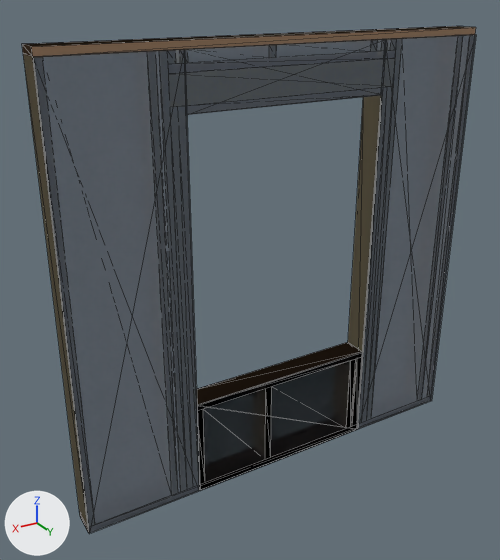
A saved change to the glTF model panels/EX22_GF.glb.
Both versions are drawn from a 50 mm camera at (1.92, 2.87, 1.42) aimed at (0.15, -0.07, -0.05). Every picture has the same lights, and +X, +Y and +Z are marked at lower left. The older version comes first. Mesh edges are drawn as thin lines. Vertices at exactly the same position are counted once.

In view in the first picture: 'EX22 GF'.
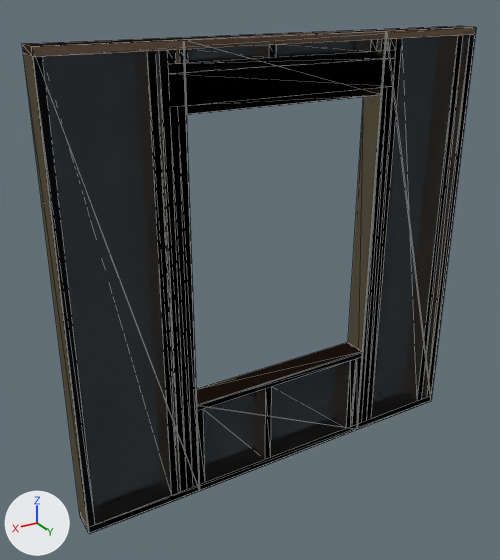
Changed parts and their boxes [x1, y1, x2, y2] in the pictures (500 x 560 px; the box of a moved part takes in the faces that stretch with it):
'EX22 GF', reshaped
    before: [22, 26, 476, 534]
    after: [22, 26, 477, 534]
part 1 of me_ex22_gf, moved or reshaped
    before: [33, 35, 476, 534]
    after: [32, 28, 477, 534]

The edits, one by one:
me_ex22_gf has 344 vertices, 516 faces, 516 loose edges and spans x -1.2..1.2, y -0.07..0.07, z -1.19..1.19.
me_ex22_gf is used by ob_ex22_gf; location (0.0, 0.0, 0.0).
Part 1, on me_ex22_gf:
Vertex 313 of me_ex22_gf moves from (-1.2, 0.07, -1.19) at pixel (430, 400) to (-0.56, 0.07, -1.19) at pixel (357, 429).
Vertex 314 of me_ex22_gf moves from (-0.56, 0.07, -1.19) at pixel (356, 429) to (-0.56, 0.07, 1.19) at pixel (387, 31).
Vertex 315 of me_ex22_gf moves from (-0.56, 0.07, -1.19) at pixel (357, 429) to (-1.2, 0.07, 1.19) at pixel (476, 27).
Vertex 316 of me_ex22_gf moves from (-0.56, 0.07, 1.15) at pixel (385, 39) to (-1.2, 0.07, -1.19) at pixel (430, 400).
Vertex 317 of me_ex22_gf moves from (-0.56, 0.07, 1.15) at pixel (386, 39) to (-1.2, 0.07, 1.19) at pixel (475, 27).
Vertex 318 of me_ex22_gf moves from (-1.2, 0.07, 1.15) at pixel (474, 34) to (-0.56, 0.07, 1.19) at pixel (385, 31).
Vertex 319 of me_ex22_gf moves from (-1.2, 0.07, 1.15) at pixel (476, 34) to (-0.56, 0.07, -1.19) at pixel (356, 429).
Vertex 321 of me_ex22_gf moves from (0.56, 0.07, -1.19) at pixel (199, 490) to (1.2, 0.07, -1.19) at pixel (89, 534).
Vertex 322 of me_ex22_gf moves from (1.2, 0.07, -1.19) at pixel (89, 533) to (1.2, 0.07, 1.19) at pixel (32, 47).
Vertex 323 of me_ex22_gf moves from (1.2, 0.07, -1.19) at pixel (89, 534) to (0.56, 0.07, 1.19) at pixel (184, 40).
Vertex 324 of me_ex22_gf moves from (1.2, 0.07, 1.15) at pixel (33, 56) to (0.56, 0.07, -1.19) at pixel (199, 490).
Vertex 325 of me_ex22_gf moves from (1.2, 0.07, 1.15) at pixel (33, 57) to (0.56, 0.07, 1.19) at pixel (183, 40).
Vertex 326 of me_ex22_gf moves from (0.56, 0.07, 1.15) at pixel (183, 49) to (1.2, 0.07, 1.19) at pixel (31, 46).
Vertex 327 of me_ex22_gf moves from (0.56, 0.07, 1.15) at pixel (184, 49) to (1.2, 0.07, -1.19) at pixel (89, 533).
Vertex 329 of me_ex22_gf moves from (-0.56, 0.07, 0.88) at pixel (380, 94) to (0.56, 0.07, 0.88) at pixel (187, 114).
Vertex 330 of me_ex22_gf moves from (0.56, 0.07, 0.88) at pixel (186, 114) to (0.56, 0.07, 1.19) at pixel (184, 40).
Vertex 331 of me_ex22_gf moves from (0.56, 0.07, 0.88) at pixel (187, 114) to (-0.56, 0.07, 1.19) at pixel (386, 31).
Vertex 332 of me_ex22_gf moves from (0.56, 0.07, 1.15) at pixel (184, 49) to (-0.56, 0.07, 0.88) at pixel (380, 94).
Vertex 333 of me_ex22_gf moves from (0.56, 0.07, 1.15) at pixel (184, 49) to (-0.56, 0.07, 1.19) at pixel (385, 31).
Vertex 334 of me_ex22_gf moves from (-0.56, 0.07, 1.15) at pixel (385, 39) to (0.56, 0.07, 1.19) at pixel (183, 40).
Vertex 335 of me_ex22_gf moves from (-0.56, 0.07, 1.15) at pixel (386, 39) to (0.56, 0.07, 0.88) at pixel (186, 114).
